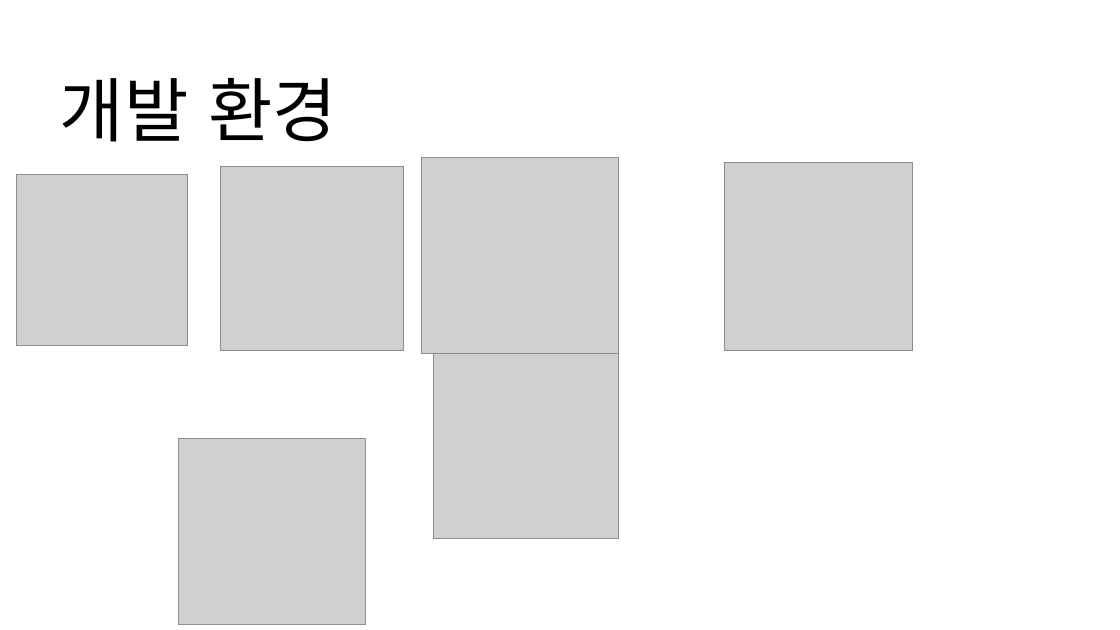
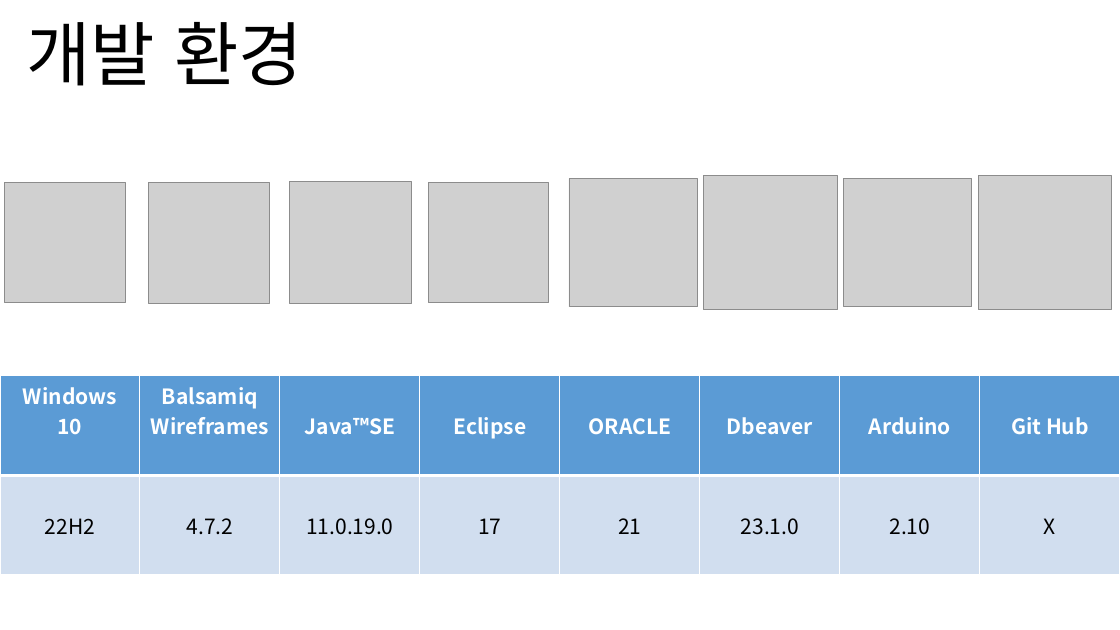
Before and after one commit to SongByungKwon/Frist-P, a slide deck: slide 4 of P/doc/동물원 시스템 구현.pptx. Drawn at 1120x630 pixels with LibreOffice and Linux fonts; fonts in the diff are those of the drawing; grey boxes stand for pictures. Boxes give left, top, right and bottom in pixels: in the first picture for what was removed or moved away, otherwise in the second. Text is boxed around its words. In the diff, an @@ line names an element or a change of style, - is before the commit and + after.

```diff
--- a/P/doc/동물원 시스템 구현.pptx
+++ b/P/doc/동물원 시스템 구현.pptx
@@ title "개발 환경": place and size @@
-title "개발 환경" at (60,78,337,142)
+title "개발 환경" at (26,22,303,86)
@@ picture: place and size @@
-picture at (422,157,618,354)
+picture at (569,179,697,308)
@@ picture: place and size @@
-picture at (434,354,618,539)
+picture at (703,176,838,310)
@@ picture: place and size @@
-picture at (725,163,912,350)
+picture at (844,179,972,308)
@@ picture: place and size @@
-picture at (179,439,365,625)
+picture at (979,176,1112,309)
@@ picture added at (4,182,124,302) @@
@@ picture: place and size @@
-picture at (16,175,187,346)
+picture at (148,182,269,303)
@@ picture: place and size @@
-picture at (220,166,404,350)
+picture at (290,181,412,303)
@@ picture added at (429,182,549,302) @@
@@ table added at (0,376,1120,550), 2 rows, 8 columns @@
+Windows 10 | Balsamiq Wireframes | Java™SE | Eclipse | ORACLE | Dbeaver | Arduino | Git Hub
+22H2 | 4.7.2 | 11.0.19.0 | 17 | 21 | 23.1.0 | 2.10 | X
```
Also in this commit, not shown: 4 other slides changed, 7 slides added, 3 slides removed, 5 other files.
